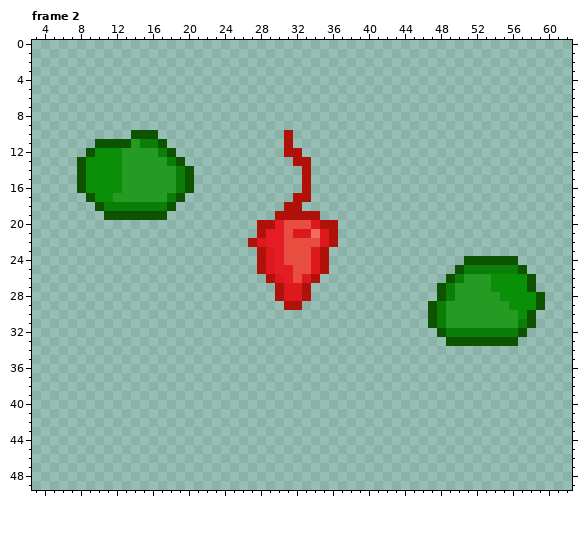
Edited in one commit: pixel-art file (Assets/Arts/Enemies/Boss/FruitKing/ATK2/LH/LHReady.aseprite). Above, as it was before the edit.
64x64 pixels, 5 frames. Shown: frame 2: x 3..62, y 0..49. The commit also changed other frames, which this record leaves out.
After:
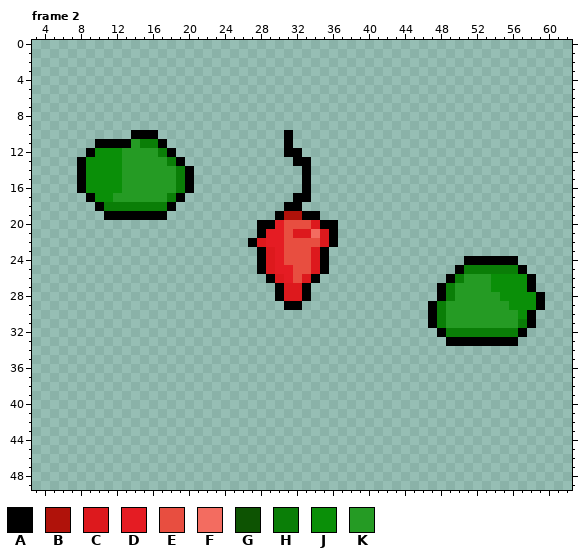
Palette (. is transparent): A #000000  B #b0120a  C #dd191d  D #e51c23  E #e84e40  F #f36c60  G #0d5302  H #0a7e07  J #0a8f08  K #259b24
Diff:
layer "Flattened" added
layer "body" removed
layer "Hand" removed
--- frame 2, layer "Flattened"
@@ x 3..62 @@
  9 ............................................................
-10 ...........GGG..............B...............................
-11 .......GGGGKHHG.............B...............................
-12 ......GJJJKKKKHG............BB..............................
-13 .....GJJJJKKKKKHG............BB.............................
-14 .....GJJJJKKKKKKHG............B.............................
-15 .....GJJJJKKKKKKHG............B.............................
-16 .....GJJJJKKKKKKHG............B.............................
-17 ......GJJKKKKKKHG............BB.............................
-18 .......GHHHHHHHG............BB..............................
-19 ........GGGGGGG............BBBBB............................
-20 .........................BBDEEECBB..........................
-21 .........................BDDECCFCB..........................
-22 ........................BCDDEEEECB..........................
-23 .........................BCDEEECB...........................
-24 .........................BCDEEECB...............GGGGGG......
-25 .........................BCDDEECB..............GHHHHHHG.....
-26 ..........................BCDECB..............GHKKKJJJJG....
-27 ...........................BCCB..............GHKKKKJJJJG....
-28 ...........................BCCB..............GHKKKKKJJJJG...
-29 ............................BB..............GHKKKKKKKJJJG...
-30 ............................................GHKKKKKKKKJG....
-31 ............................................GHKKKKKKKKHG....
-32 .............................................GHHHHHHHHG.....
-33 ..............................................GGGGGGGG......
+10 ...........AAA..............A...............................
+11 .......AAAAKHHA.............A...............................
+12 ......AJJJKKKKHA............AA..............................
+13 .....AJJJJKKKKKHA............AA.............................
+14 .....AJJJJKKKKKKHA............A.............................
+15 .....AJJJJKKKKKKHA............A.............................
+16 .....AJJJJKKKKKKHA............A.............................
+17 ......AJJKKKKKKHA............AA.............................
+18 .......AHHHHHHHA............AA..............................
+19 ........AAAAAAA............ABBAA............................
+20 .........................AADEEECAA..........................
+21 .........................ADDECCFCA..........................
+22 ........................ACDDEEEECA..........................
+23 .........................ACDEEECA...........................
+24 .........................ACDEEECA...............AAAAAA......
+25 .........................ACDDEECA..............AHHHHHHA.....
+26 ..........................ACDECA..............AHKKKJJJJA....
+27 ...........................ACCA..............AHKKKKJJJJA....
+28 ...........................ACCA..............AHKKKKKJJJJA...
+29 ............................AA..............AHKKKKKKKJJJA...
+30 ............................................AHKKKKKKKKJA....
+31 ............................................AHKKKKKKKKHA....
+32 .............................................AHHHHHHHHA.....
+33 ..............................................AAAAAAAA......
 34 ............................................................
Changed places in both pictures, as pixel boxes (x1, y1, x2, y2):
changed: (77, 130, 194, 220)
changed: (248, 130, 338, 310)
changed: (428, 256, 545, 346)
